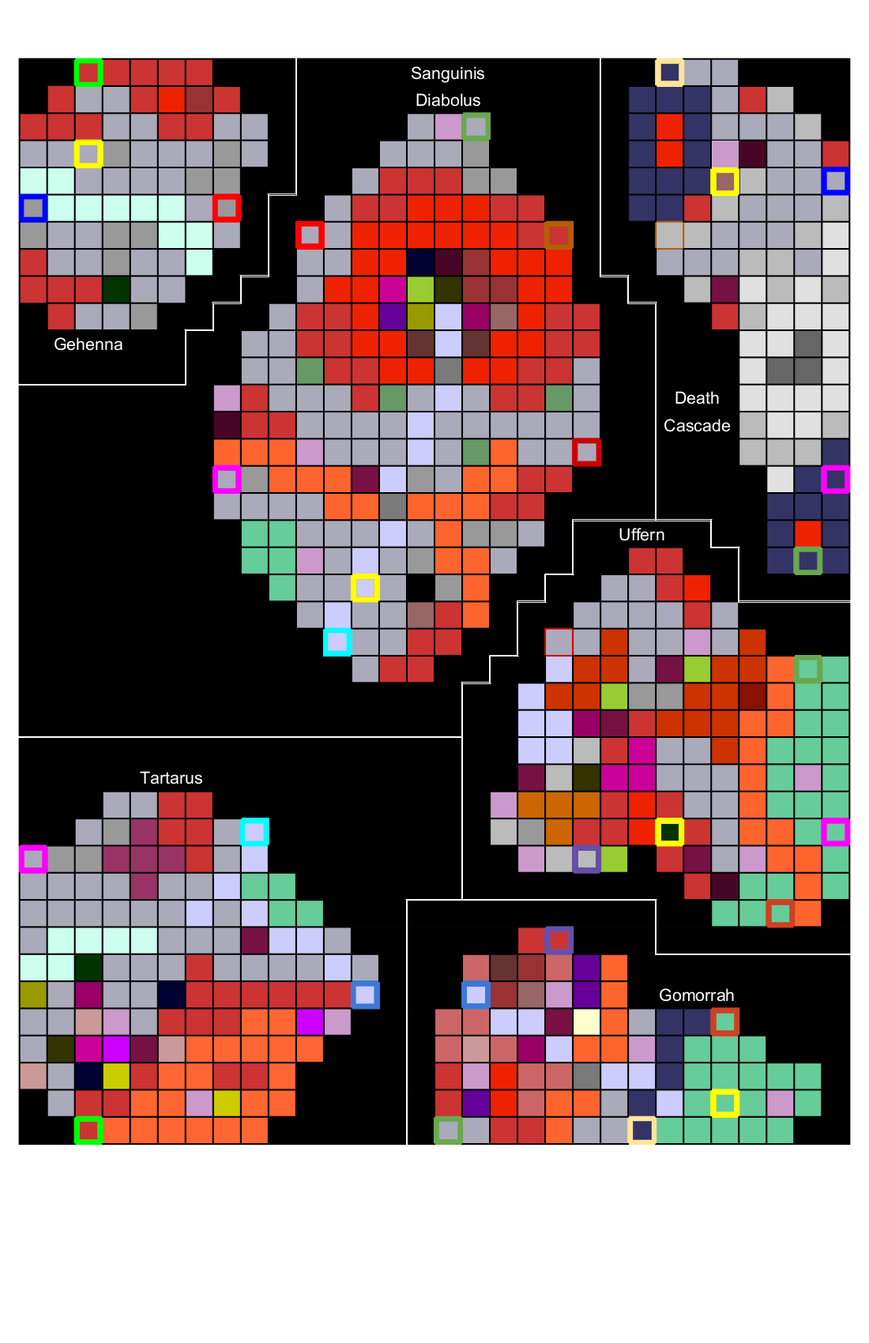
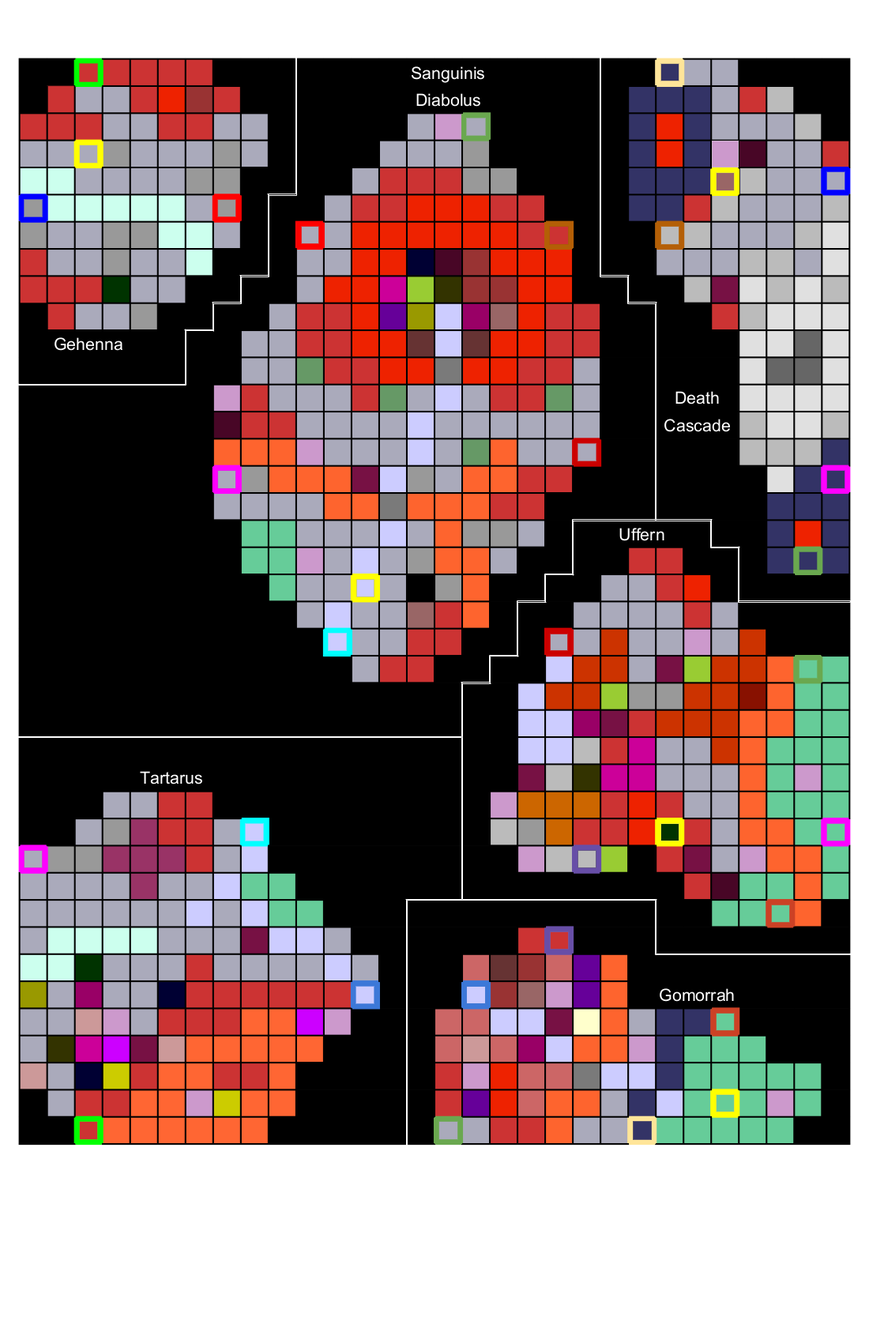
Layered file, before and after one edit (w=869, h=1343). Changes by layer:
painted on "plscks copy of the map - Stygia (1).pdf" over [left=544, top=222, right=684, bottom=657]
